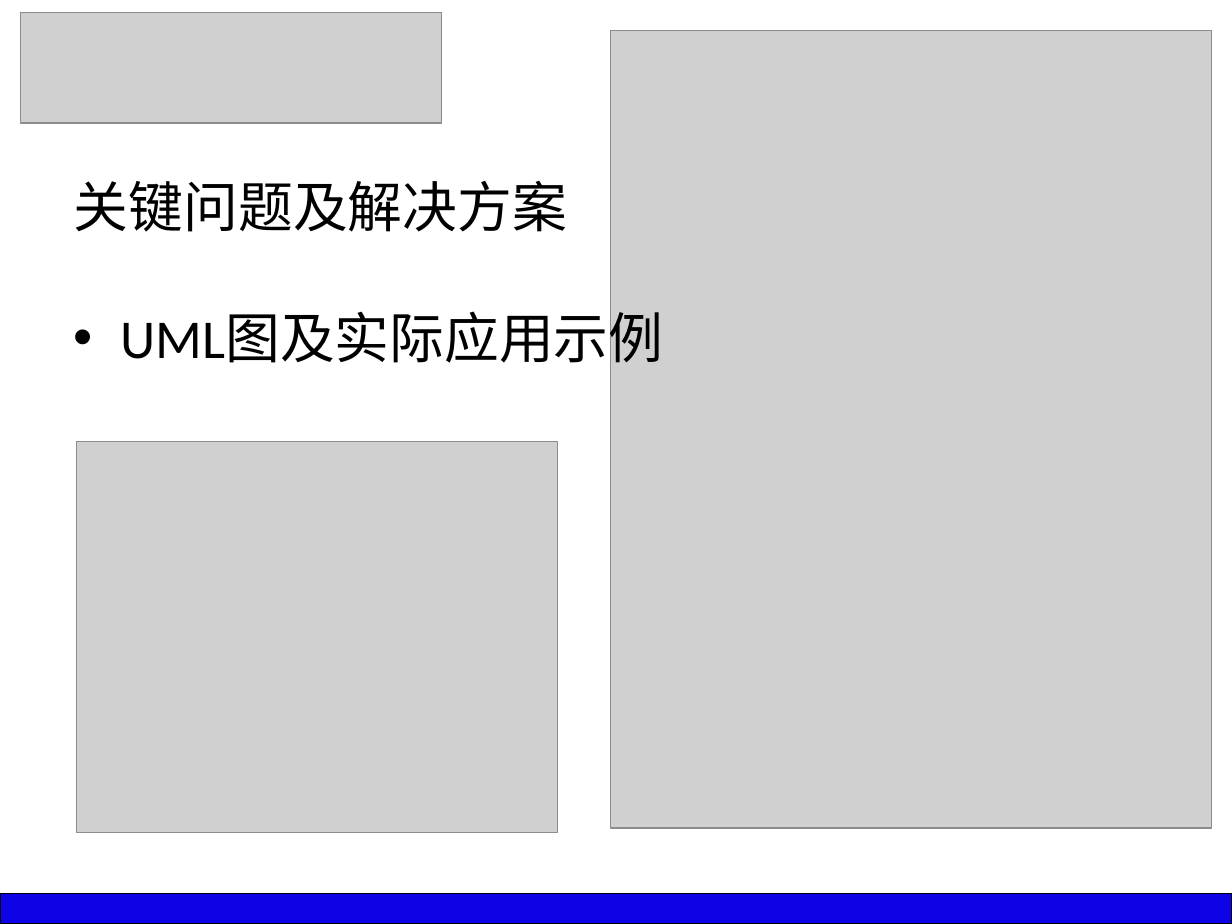
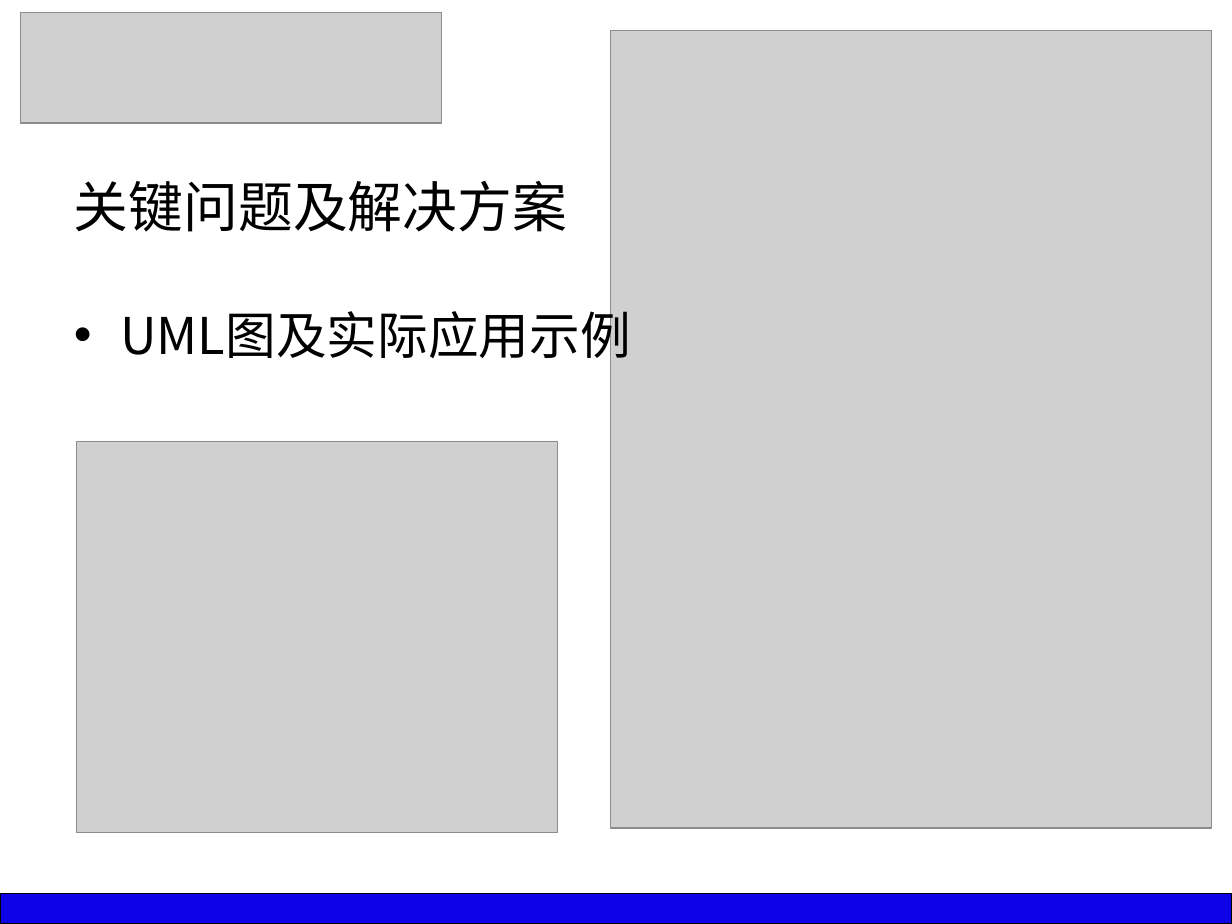
Before and after one commit to silver6wings/WeiboFilter, a slide deck: slide 9 of _Paper/GS11211B8 于俊超 毕业答辩PPT.pptx (slide 10 before the commit). Drawn at 1232x924 pixels with LibreOffice and Linux fonts; fonts in the diff are those of the drawing; grey boxes stand for pictures. Boxes give left, top, right and bottom in pixels: in the first picture for what was removed or moved away, otherwise in the second. Text is boxed around its words. In the diff, an @@ line names an element or a change of style, - is before the commit and + after.

```diff
--- a/_Paper/GS11211B8 于俊超 毕业答辩PPT.pptx
+++ b/_Paper/GS11211B8 于俊超 毕业答辩PPT.pptx
@@ text "UML图及实际应用示例" at box(120, 303, 631, 367): size 32 to 29.6 pt, font Calibri to Noto Sans CJK SC @@
```
Also in this commit, not shown: 13 other slides changed, 2 other files.
